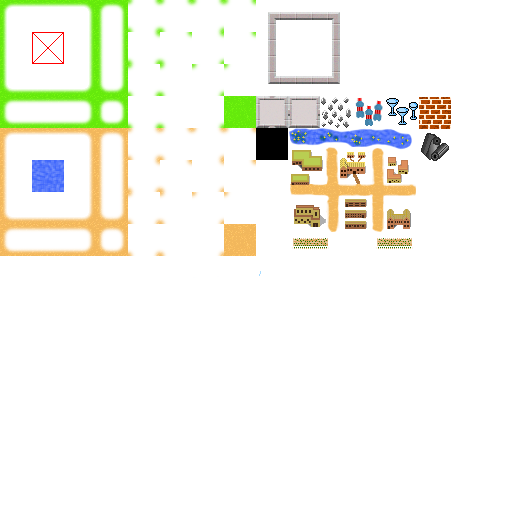
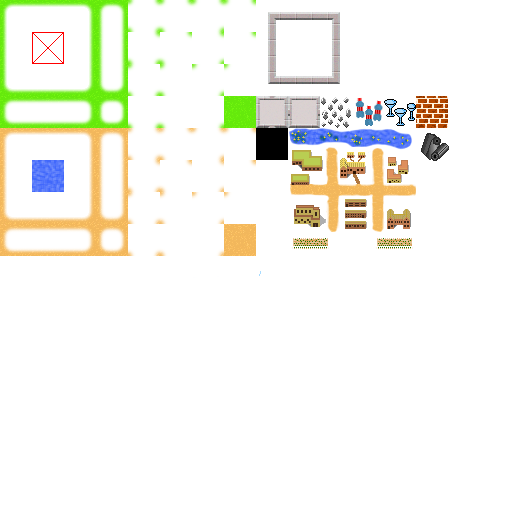
Before/after of a 512 x 512 layered artwork. What changed in the layer stack:
painted on "Glass" over [384, 98, 418, 126]
painted on "Stone" over [416, 96, 451, 129]
